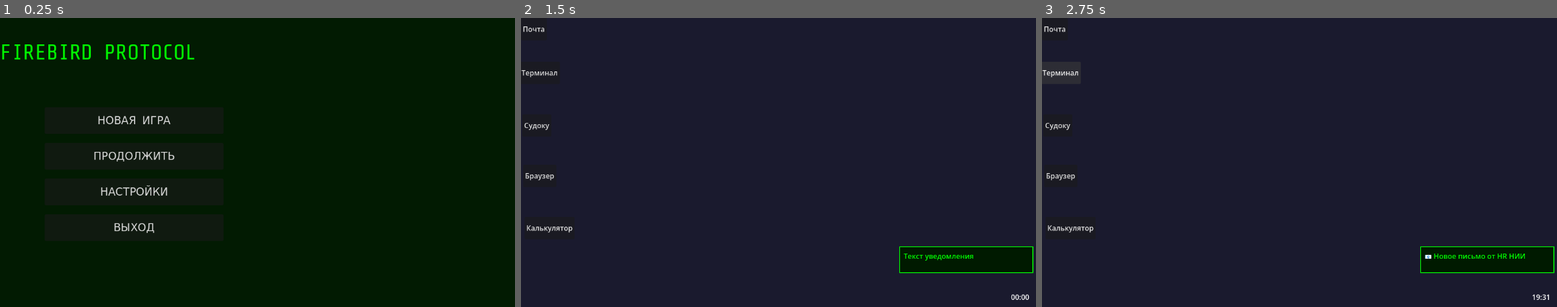
Above: before the commit, frames 1-3 (left to right).
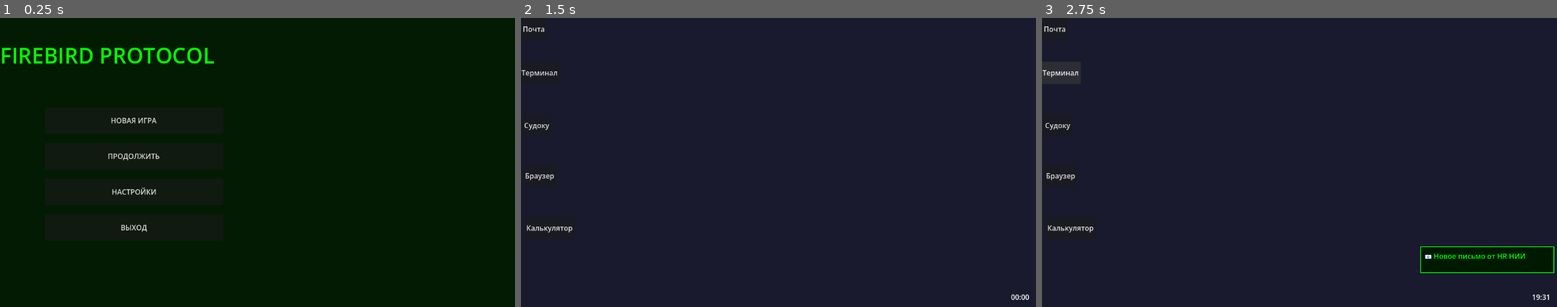
Above: after the commit, the same moments.

Repository: shabalingv-rgb/firebird-protocol
Game: Godot game, scene res://scenes/main_menu/main_menu.tscn.tscn
The game is run twice, just before and just after one commit, with the same random seed, the same clock (stepped at 60 frames per second) and the same inputs.
Inputs:
- Up to frame 1 (0.25 s): no input
- Up to frame 2 (1.5 s): click "НОВАЯ ИГРА" at 0.5 s; click "Почта" at 1.25 s
- Up to frame 3 (2.75 s): click "Терминал" at 2 s

The runs differ from the first frame. In frame 1, 2.4% of the frame differs, in the area x 0-42%, y 9-75%; in frame 2, 2.5%, in the area x 73-100%, y 78-89%; in frame 3, nothing differs.

Commit message:
fix problem with button skip
Исправил ошибку когда кнопка Пропустить пропускала, но не засчитывала ответ, а так же не появлялась повторно.

Diff:
--- a/assets/themes/retro_theme.tres
+++ b/assets/themes/retro_theme.tres
@@ -1,7 +1,3 @@
 [gd_resource type="Theme" format=3 uid="uid://7vufr44i5vp4"]
 
-[ext_resource type="FontFile" uid="uid://22vjy0hqitr2" path="res://assets/fonts/ShareTechMono-Regular.ttf" id="1_8ysnc"]
-
 [resource]
-default_font = ExtResource("1_8ysnc")
-default_font_size = 24
--- a/scenes/desktop/desktop.gd
+++ b/scenes/desktop/desktop.gd
@@ -57,6 +57,13 @@
 	GameState.next_day()
 	# Здесь можно добавлять новые задания
 
+	# Показываем уведомление ТОЛЬКО один раз
+	if not GameState.get_flag("email_notification_shown"):
+		await get_tree().create_timer(2.0).timeout
+		show_notification("📧 Новое письмо от HR НИИ")
+		GameState.set_flag("email_notification_shown", true)
+
+
 func show_notification(text: String):
 	notification_label.text = text
 	notification_popup.visible = true
@@ -95,3 +102,11 @@
 
 	# Автосохранение при коммите
 	GameState.save_game_state()
+
+	# Ограничиваем курсор (после того как будет маска)
+	# Input.set_mouse_mode(Input.MOUSE_MODE_CONFINED)
+
+func _input(event):
+	if event is InputEventMouseMotion:
+		# Здесь можно добавить проверку границ рамки
+		pass
--- a/scenes/desktop/desktop.tscn
+++ b/scenes/desktop/desktop.tscn
@@ -72,6 +72,7 @@
 text = "Калькулятор"
 
 [node name="NotificationPopup" type="Panel" parent="." unique_id=1869883201]
+visible = false
 layout_mode = 0
 offset_left = 846.0
 offset_top = 512.0
--- /dev/null
+++ b/scenes/tutorial/day_zero.gd
@@ -0,0 +1,204 @@
+extends Control
+
+# Система вопросов
+var questions: Array[Dictionary] = [
+	{
+		"question": "Выведите все столбцы из таблицы employees",
+		"instruction": "Используйте команду SELECT с символом * для выбора всех колонок.",
+		"answer": "SELECT * FROM employees",
+		"alternatives": [
+			"SELECT * FROM employees;",  # с точкой с запятой
+			"select * from employees",    # lowercase
+			"SELECT * FROM EMPLOYEES"     # uppercase
+		]
+	},
+	{
+		"question": "Выберите только имена (name) из таблицы employees",
+		"instruction": "Укажите конкретный столбец вместо *",
+		"answer": "SELECT name FROM employees",
+		"alternatives": [
+			"SELECT name FROM employees;",
+			"select name from employees",
+			"SELECT NAME FROM EMPLOYEES"
+		]
+	},
+	{
+		"question": "Найдите всех сотрудников с зарплатой больше 5000",
+		"instruction": "Используйте WHERE для фильтрации: WHERE salary > 5000",
+		"answer": "SELECT * FROM employees WHERE salary > 5000",
+		"alternatives": [
+			"SELECT * FROM employees WHERE salary > 5000;",
+			"select * from employees where salary > 5000",
+			"SELECT * FROM EMPLOYEES WHERE SALARY > 5000"
+		]
+	}
+]
+
+var current_question_index: int = 0
+var correct_answers: int = 0
+
+@onready var title_label = $TutorialPanel/TitleLabel
+@onready var instruction_label = $TutorialPanel/InstructionLabel
+@onready var query_input = $TutorialPanel/QueryInput
+@onready var feedback_label = $TutorialPanel/FeedbackLabel
+@onready var check_button = $TutorialPanel/CheckButton
+@onready var next_button = $TutorialPanel/NextButton
+@onready var progress_bar = $ProgressBar
+@onready var skip_button = $TutorialPanel/SkipButton
+
+func _ready():
+	# Подключаем кнопки
+	check_button.pressed.connect(_on_check_pressed)
+	next_button.pressed.connect(_on_next_pressed)
+	skip_button.pressed.connect(_on_skip_pressed)
+	skip_button.visible = false  # Скрыта по умолчанию
+
+	# Скрываем кнопку "Далее" изначально
+	next_button.visible = false
+
+	# Загружаем первый вопрос
+	load_question(current_question_index)
+
+func load_question(index: int):
+	if index >= questions.size():
+		finish_tutorial()
+		return
+	skip_button.visible = false
+
+	var q = questions[index]
+	title_label.text = "Вопрос %d из %d" % [index + 1, questions.size()]
+	instruction_label.text = "%s\n\n%s" % [q.question, q.instruction]
+	query_input.text = ""
+	feedback_label.text = ""
+	feedback_label.modulate = Color.WHITE
+
+	# Обновляем прогресс
+	progress_bar.value = (index / float(questions.size())) * 100
+
+	# Сбрасываем кнопки
+	check_button.visible = true
+	next_button.visible = false
+	query_input.editable = true
+	query_input.grab_focus()
+
+func _on_check_pressed():
+	var user_query = query_input.text.strip_edges()
+
+	if user_query.is_empty():
+		feedback_label.text = "⚠️ Введите SQL-запрос!"
+		feedback_label.modulate = Color.YELLOW
+		return
+
+	var current_q = questions[current_question_index]
+
+	if check_answer(user_query, current_q):
+		# Правильно!
+		correct_answers += 1
+		feedback_label.text = "✅ Правильно! Отличная работа."
+		feedback_label.modulate = Color.GREEN
+		GameState.set_flag("day_zero_q%d_correct" % current_question_index, true)
+	else:
+		# Неправильно - но НЕ добавляем нарушение!
+		feedback_label.text = "❌ Неверно. Правильный ответ: " + current_q.answer
+		feedback_label.modulate = Color.RED
+		GameState.set_flag("day_zero_q%d_correct" % current_question_index, false)
+
+	# Показываем кнопку "Далее" всегда
+	check_button.visible = false
+	next_button.visible = true
+	query_input.editable = false
+	skip_button.visible = true
+
+func check_answer(user_query: String, question: Dictionary) -> bool:
+	# Нормализуем: убираем точку с запятой, приводим к верхнему регистру, убираем двойные пробелы
+	var normalized_user = user_query.to_upper().replace(";", "").strip_edges()
+	normalized_user = normalized_user.replace("  ", " ")
+
+	# Проверяем основной ответ
+	var normalized_correct = question.answer.to_upper().replace(";", "").strip_edges()
+
+	if normalized_user == normalized_correct:
+		return true
+
+	# Проверяем альтернативные варианты
+	for alt in question.alternatives:
+		var normalized_alt = alt.to_upper().replace(";", "").strip_edges()
+		if normalized_user == normalized_alt:
+			return true
+
+	return false
+
+func _on_next_pressed():
+	current_question_index += 1
+	load_question(current_question_index)
+
+func _on_skip_pressed():
+	# Пропускаем вопрос (считаем как неправильный ответ)
+	GameState.set_flag("day_zero_q%d_correct" % current_question_index, false)
+	_on_next_pressed()
+
+func finish_tutorial():
+	progress_bar.value = 100
+
+	if correct_answers >= 2:
+		# Успех!
+		title_label.text = "🎉 Поздравляем!"
+		instruction_label.text = "Вы успешно прошли тестирование!\n\nПравильных ответов: %d из %d\n\nВаше резюме отправлено в НИИ. Ожидайте приглашения на работу." % [correct_answers, questions.size()]
+		query_input.visible = false
+		check_button.visible = false
+		next_button.visible = false
+		feedback_label.text = ""
+
+		# Устанавливаем флаг успешного прохождения
+		GameState.set_flag("persistent_day_zero_passed", true)
+		GameState.set_flag("day_zero_completed", true)
+
+		# Кнопка "Продолжить"
+		var continue_button = Button.new()
+		continue_button.text = "Начать первый рабочий день"
+		continue_button.pressed.connect(_on_tutorial_completed)
+		$TutorialPanel.add_child(continue_button)
+	else:
+		# Провал
+		title_label.text = "😔 Тест не пройден"
+		instruction_label.text = "Правильных ответов: %d из %d\n\nНеобходимо минимум 2 правильных ответа." % [correct_answers, questions.size()]
+		query_input.visible = false
+		check_button.visible = false
+		next_button.visible = false
+		feedback_label.text = ""
+		skip_button.visible = false
+
+		var retry_button = Button.new()
+		retry_button.text = "Попробовать снова"
+		retry_button.pressed.connect(_on_retry_tutorial)
+		$TutorialPanel.add_child(retry_button)
+
+func _on_tutorial_completed():
+	# Переход к первому рабочему дню
+	get_tree().change_scene_to_file("res://scenes/desktop/desktop.tscn")
+	# Здесь позже будет переход на сцену Day 1
+
+func _on_retry_tutorial():
+	# Перезапуск туториала
+	current_question_index = 0
+	correct_answers = 0
+
+	# Удаляем кнопки завершения/повтора
+	for child in $TutorialPanel.get_children():
+		if child is Button and child != check_button and child != next_button:
+			child.queue_free()
+
+	# Показываем основные элементы
+	query_input.visible = true
+	query_input.editable = true
+	check_button.visible = true
+	next_button.visible = false
+	skip_button.visible = false  # Скрыта пока не ответим
+
+	# Очищаем текст
+	feedback_label.text = ""
+	query_input.text = ""
+	query_input.grab_focus()
+
+	# Загружаем первый вопрос
+	load_question(0)
--- /dev/null
+++ b/scenes/tutorial/day_zero.tscn
@@ -0,0 +1,85 @@
+[gd_scene format=3 uid="uid://b17rbddmxsmsm"]
+
+[ext_resource type="Script" uid="uid://8necusjxatdu" path="res://scenes/tutorial/day_zero.gd" id="1_nviv1"]
+
+[node name="DayZero" type="Control" unique_id=1402066448]
+layout_mode = 3
+anchors_preset = 0
+script = ExtResource("1_nviv1")
+
+[node name="Background" type="ColorRect" parent="." unique_id=796641703]
+layout_mode = 0
+offset_left = 235.0
+offset_top = 35.0
+offset_right = 935.0
+offset_bottom = 535.0
+color = Color(0, 0.101960786, 0, 1)
+
+[node name="TutorialPanel" type="Panel" parent="." unique_id=1149815417]
+layout_mode = 0
+offset_left = 254.0
+offset_top = 48.0
+offset_right = 294.0
+offset_bottom = 88.0
+
+[node name="TitleLabel" type="Label" parent="TutorialPanel" unique_id=1569787323]
+layout_mode = 0
+offset_left = 239.0
+offset_top = 8.0
+offset_right = 354.0
+offset_bottom = 31.0
+text = "Обучение SQL"
+
+[node name="InstructionLabel" type="Label" parent="TutorialPanel" unique_id=436149682]
+layout_mode = 0
+offset_left = 16.0
+offset_top = 38.0
+offset_right = 596.0
+offset_bottom = 468.0
+text = "Теория"
+
+[node name="QueryInput" type="LineEdit" parent="TutorialPanel" unique_id=769899438]
+layout_mode = 0
+offset_left = 24.0
+offset_top = 188.0
+offset_right = 484.5
+offset_bottom = 219.0
+
+[node name="CheckButton" type="Button" parent="TutorialPanel" unique_id=2021137794]
+layout_mode = 0
+offset_left = 258.0
+offset_top = 422.0
+offset_right = 356.0
+offset_bottom = 453.0
+text = "Проверить"
+
+[node name="FeedbackLabel" type="Label" parent="TutorialPanel" unique_id=761365536]
+layout_mode = 0
+offset_left = 33.0
+offset_top = 349.0
+offset_right = 197.0
+offset_bottom = 372.0
+text = "Результат проверки"
+
+[node name="NextButton" type="Button" parent="TutorialPanel" unique_id=1300153201]
+layout_mode = 0
+offset_left = 442.0
+offset_top = 420.0
+offset_right = 610.0
+offset_bottom = 451.0
+text = "Следующий вопрос"
+
+[node name="SkipButton" type="Button" parent="TutorialPanel" unique_id=1072933661]
+layout_mode = 0
+offset_left = 36.0
+offset_top = 419.0
+offset_right = 140.0
+offset_bottom = 450.0
+text = "Пропустить"
+
+[node name="ProgressBar" type="ProgressBar" parent="." unique_id=96669250]
+layout_mode = 0
+offset_left = 511.0
+offset_top = 430.0
+offset_right = 611.0
+offset_bottom = 457.0
Not shown, added: scenes/tutorial/day_zero.gd.uid
